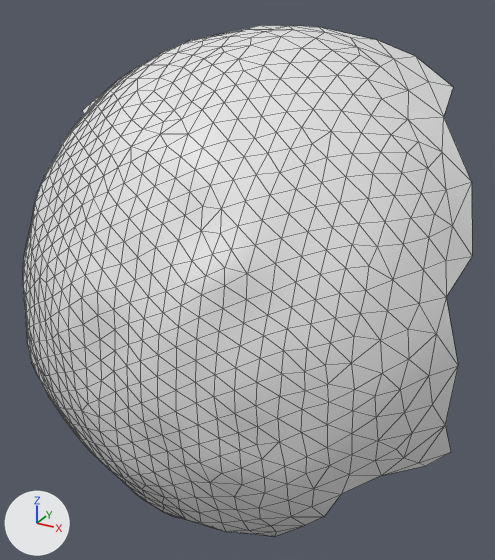
Renders of the OBJ model res/final/onecam_fullvolume/cleanedup/FullVolium.000158.obj from each side of a commit.
Rendered twice from a 50 mm lens placed at (410.0, 304.4, -110.8), pointed at (321.2, 465.9, -191.5). Every picture has the same lights, and +X, +Y and +Z are marked at lower left. Mesh edges are drawn as thin lines. Where no turn or scale is listed for an object, it has been applied to the vertices.

The first picture shows 'FullVolium.000158'.
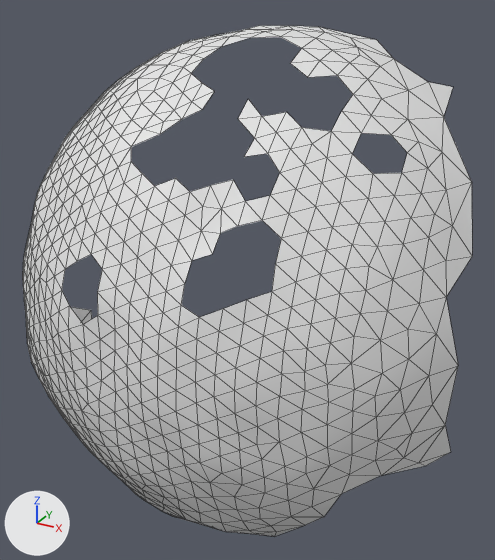
Changed parts and their boxes (x1, y1, x2, y2) in the pictures (495 x 560 px):
```json
{"part": 1, "of": "me_fullvolium_000158", "change": "deleted", "before": [62, 37, 407, 324]}
{"part": 2, "of": "me_fullvolium_000158", "change": "deleted", "before": [83, 95, 101, 114]}
{"part": 3, "of": "me_fullvolium_000158", "change": "deleted", "before": [377, 40, 452, 87]}
```

The change, as JSON lines over the scene's bpy script:
```json
{"block": "me_fullvolium_000158", "where": "# used by ob_fullvolium_000158; location = (0.0, 0.0, 0.0)"}
{"block": "me_fullvolium_000158", "where": "# verts and faces of me_fullvolium_000158; kept vertices keep their numbers, new ones are numbered from 702"}
{"block": "me_fullvolium_000158", "where": "# before: 203 (275.4, 471.9, -138.2), 204 (269.5, 467.0, -144.0) at pixel (98, 99), 205 (263.6, 470.6, -145.6) at pixel (91, 102), 206 (258.6, 471.8, -148.8) at pixel (82, 110), 207 (263.7, 467.1, -149.2) at pixel (84, 115)"}
{"block": "me_fullvolium_000158", "where": "# before: 302 (352.0, 490.4, -130.3) at pixel (393, 58), 305 (353.5, 506.2, -131.0) at pixel (415, 56), 306 (342.4, 504.1, -126.8) at pixel (376, 39), 307 (365.4, 503.8, -138.3) at pixel (453, 86), 485 (361.3, 492.1, -135.8) at pixel (428, 81)"}
{"op": "remove", "block": "me_fullvolium_000158", "code": "me_fullvolium_000158.from_pydata(...)  # 702 vertices, 1365 faces; spans x 245.2..386.0, y 410.3..511.0, z -268.9..-122.8"}
{"op": "add", "block": "me_fullvolium_000158", "code": "me_fullvolium_000158.from_pydata(...)  # 660 vertices, 1224 faces; spans x 245.2..386.0, y 410.3..504.1, z -268.9..-122.8"}
{"block": "me_fullvolium_000158", "change": "me_fullvolium_000158 part 1"}
{"block": "me_fullvolium_000158", "change": "38 vertices are removed from x 301.2..362.6, y 413.4..464.3, z -179.1..-126.1"}
{"block": "me_fullvolium_000158", "change": "132 faces are deleted"}
{"block": "me_fullvolium_000158", "change": "me_fullvolium_000158 part 2"}
{"op": "add", "block": "me_fullvolium_000158", "code": "delete_vertices([205, 206])  # with the faces that use them"}
{"block": "me_fullvolium_000158", "change": "me_fullvolium_000158 part 3"}
{"op": "add", "block": "me_fullvolium_000158", "code": "delete_vertices([305])  # with the faces that use them"}
```
